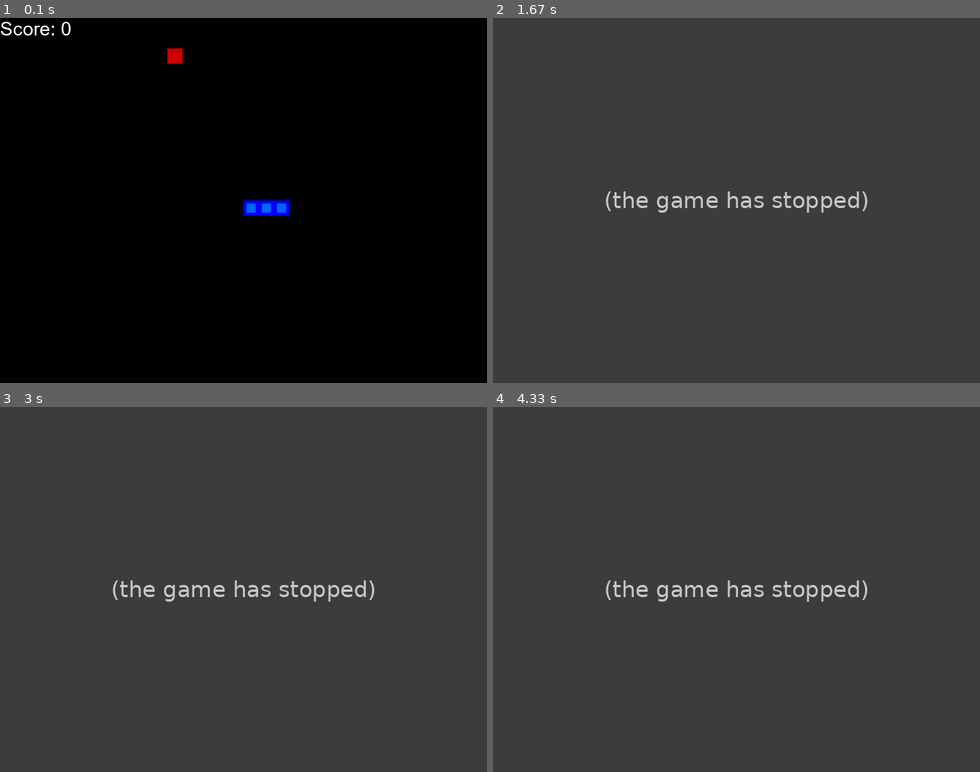
Above: before the commit, frames 1-4 (two rows, left to right).
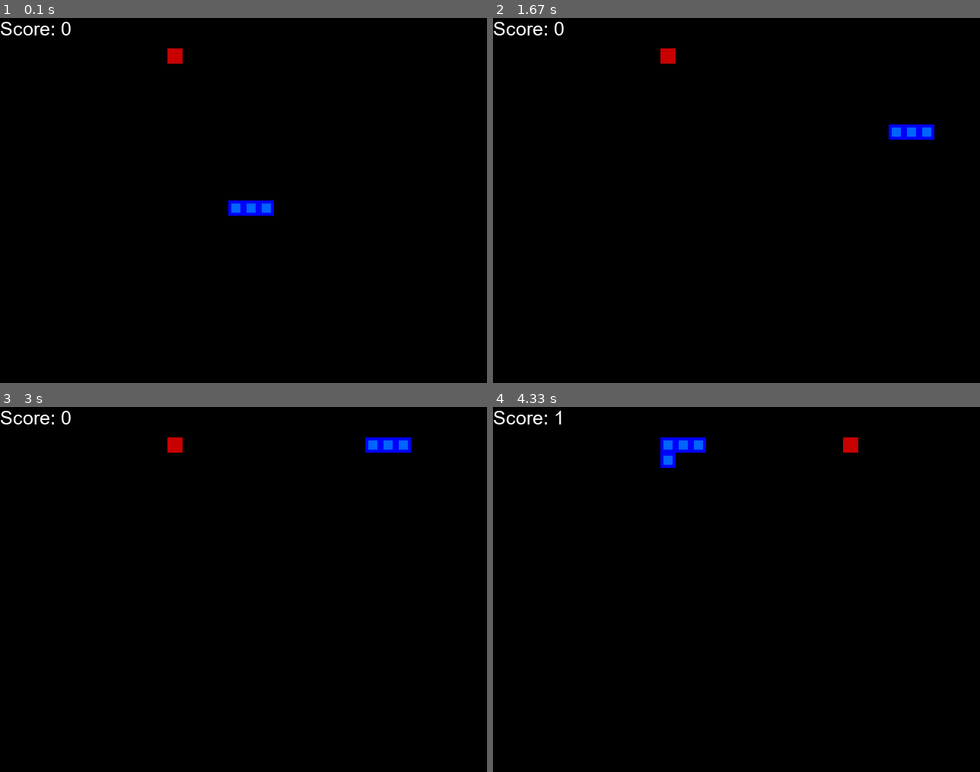
Above: after the commit, the same moments.

Repository: elmhrkshy/pygame_snake
Game: pygame game, started from code/snake_game.py
Two runs of this game, one before a commit and one after it. Both use one fixed random seed, a clock stepped at 60 frames per second and the inputs below.
Inputs:
- Up to frame 1 (0.1 s): no input
- Up to frame 2 (1.67 s): hold Right 0.33-0.8 s; hold Up 0.83-1.3 s; hold Right from 1.33 s (still down)
- Up to frame 3 (3 s): release Right at 1.8 s; hold Up 1.83-2.37 s; hold Left 2.4-2.7 s
- Up to frame 4 (4.33 s): hold Down from 4.23 s (still down)

The runs differ from the first frame. In frame 1, 0.3% of the frame differs, in the area x 46-60%, y 50-55%; in frame 2, 100%, in the area x 0-100%, y 0-100%; in frame 3, 100%; in frame 4, 100%.
Before the commit the program exited at 0.75 s; later frames show no game.

Commit message:
[Incremental speed] Increment speed when snake grabs a food block.

Diff:
--- a/code/snake_game.py
+++ b/code/snake_game.py
@@ -23,7 +23,8 @@
 BLACK = (0,0,0)
 
 BLOCK_SIZE = 20
-SPEED = 20
+SPEED = 10
+SPEED_INCREMENT = 2
 
 class SnakeGame:
 
@@ -45,6 +46,7 @@
 
         self.score = 0
         self.food = None
+        self.speed = SPEED
         self._place_food()
 
     def _place_food(self):
@@ -84,12 +86,13 @@
         if self.head == self.food:
             self.score += 1
             self._place_food()
+            self.speed += SPEED_INCREMENT
         else:
             self.snake.pop()
 
         # 5. update ui and clock
         self._update_ui()
-        self.clock.tick(SPEED)
+        self.clock.tick(self.speed)
         # 6. return game over and score
         return game_over, self.score
 
Not shown, added: .gitignore
